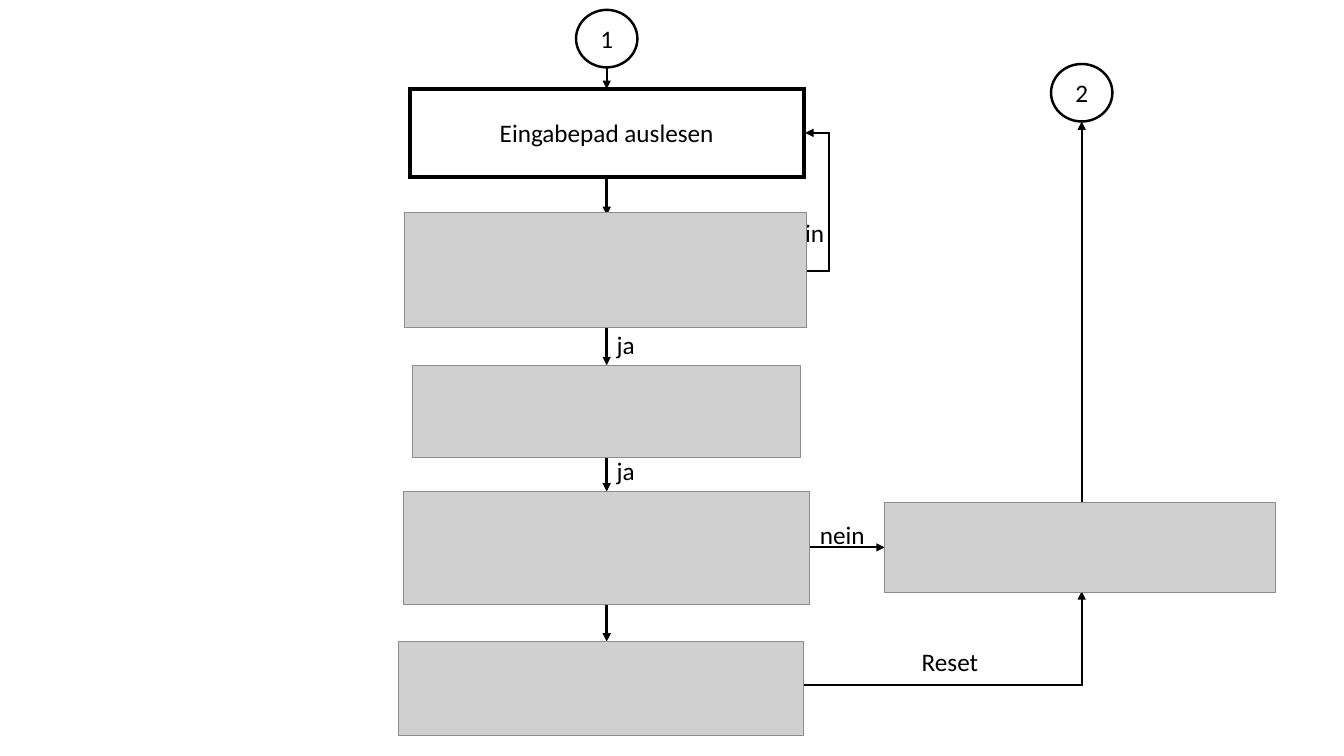
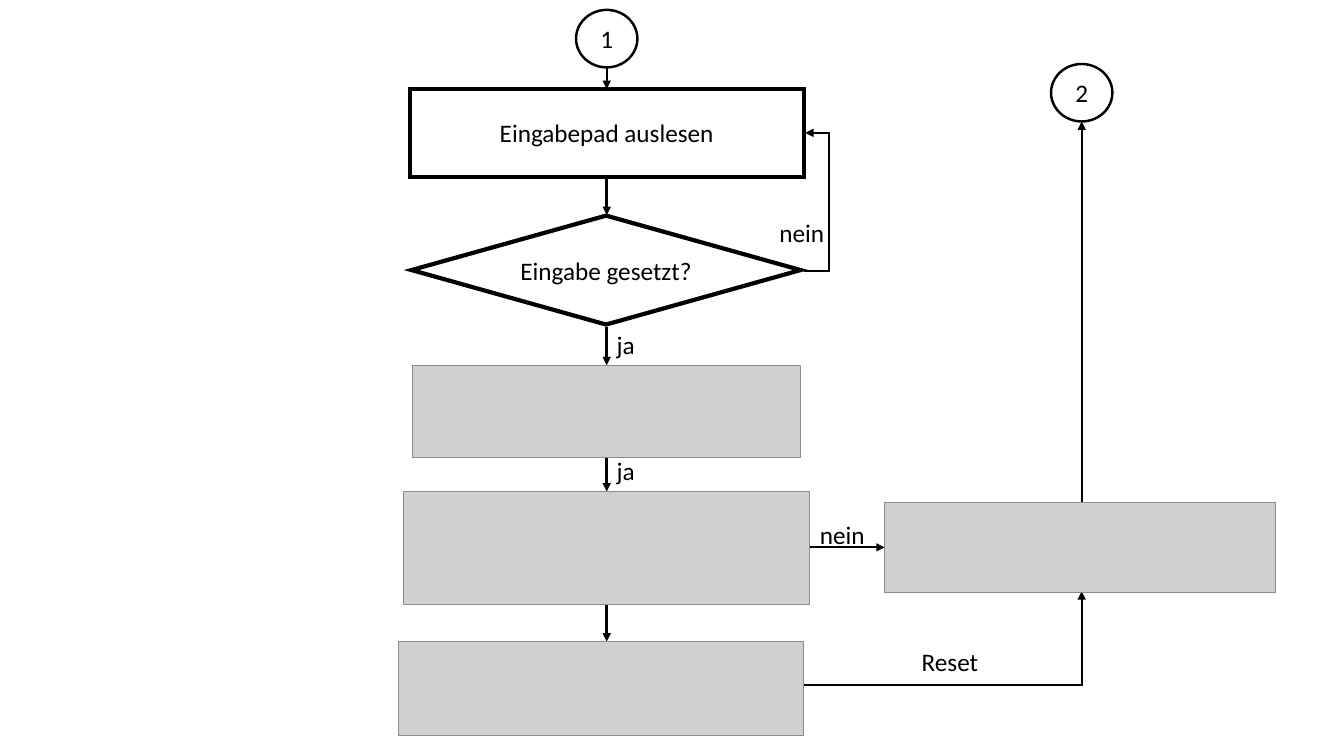
Before and after one commit to riesinger/8051-gewinnt, a slide deck: slide 7 of VierGewinnt.pptx. Drawn at 1344x756 pixels with LibreOffice and Linux fonts; fonts in the diff are those of the drawing; grey boxes stand for pictures. Boxes give left, top, right and bottom in pixels: in the first picture for what was removed or moved away, otherwise in the second. Text is boxed around its words. In the diff, an @@ line names an element or a change of style, - is before the commit and + after.

```diff
--- a/VierGewinnt.pptx
+++ b/VierGewinnt.pptx
@@ picture removed at box(404, 213, 807, 328) @@
@@ diamond added at box(411, 216, 801, 325), fill #FFFFFF, outline #000000 3 pt, 18 pt, text #000000 @@
+Eingabe gesetzt?
```
Also in this commit, not shown: 7 other slides changed, 1 other file.
